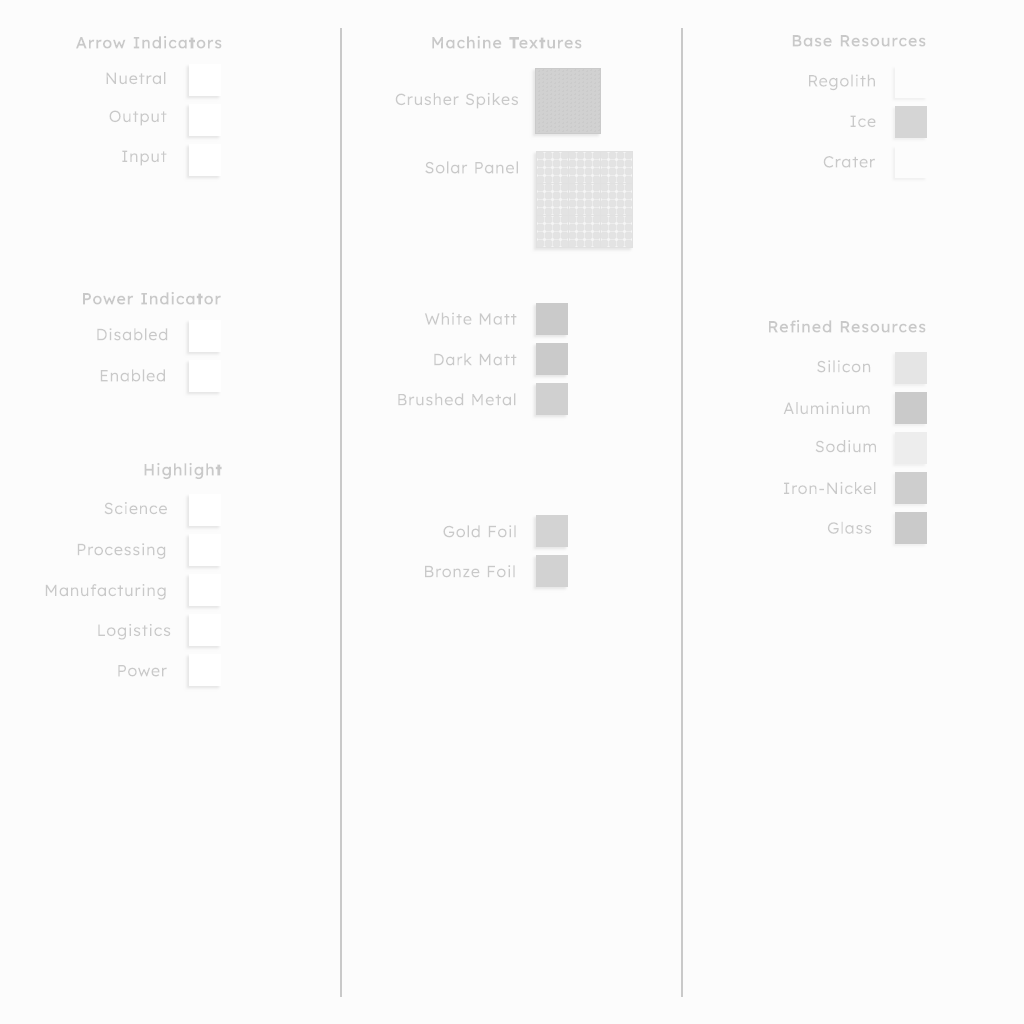
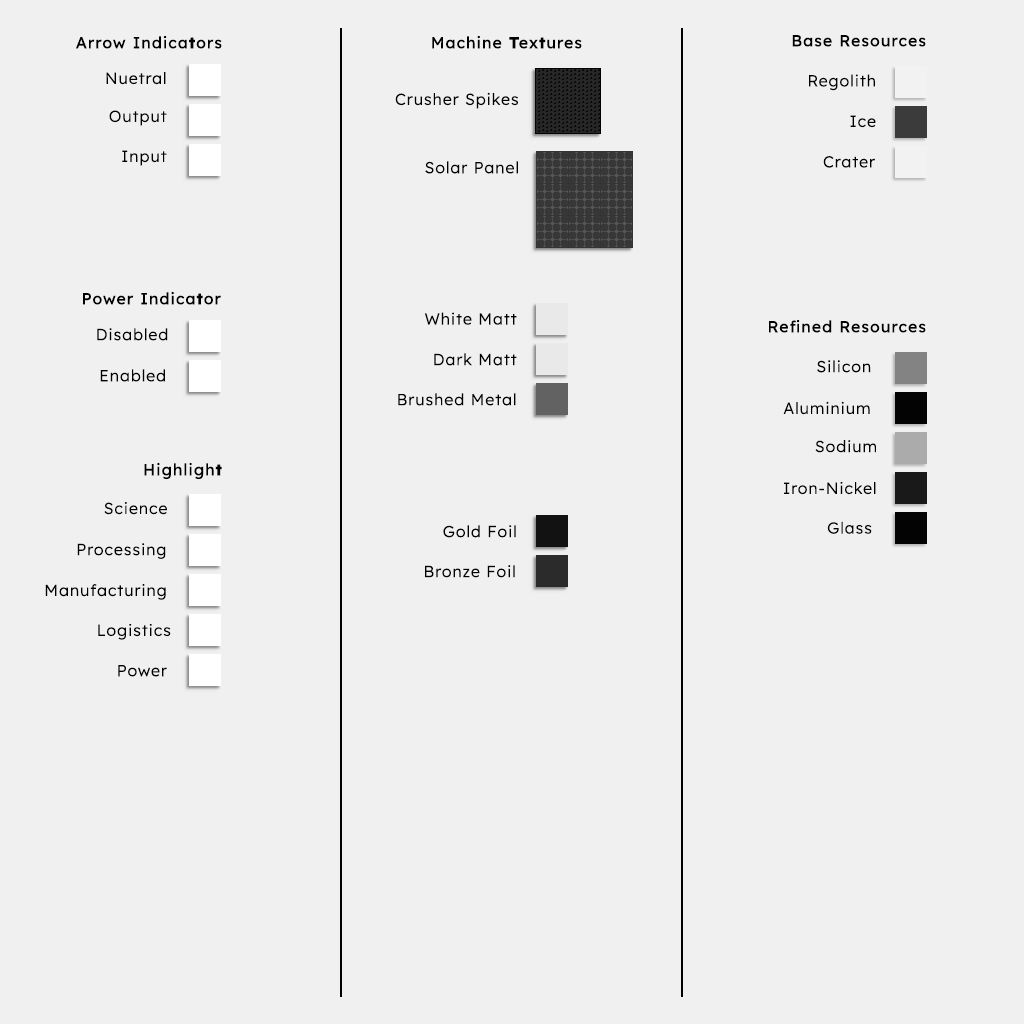
The second 1024 x 1024 image is a revision of the first. Changes to its layers:
hid "Rectangle 3" over [536, 151, 633, 248]
added group "Group 1" with 1 layers in group "Crusher Spikes" over [536, 69, 600, 133]
moved "Layer 12" into group "Group 1" over [536, 69, 600, 133]
